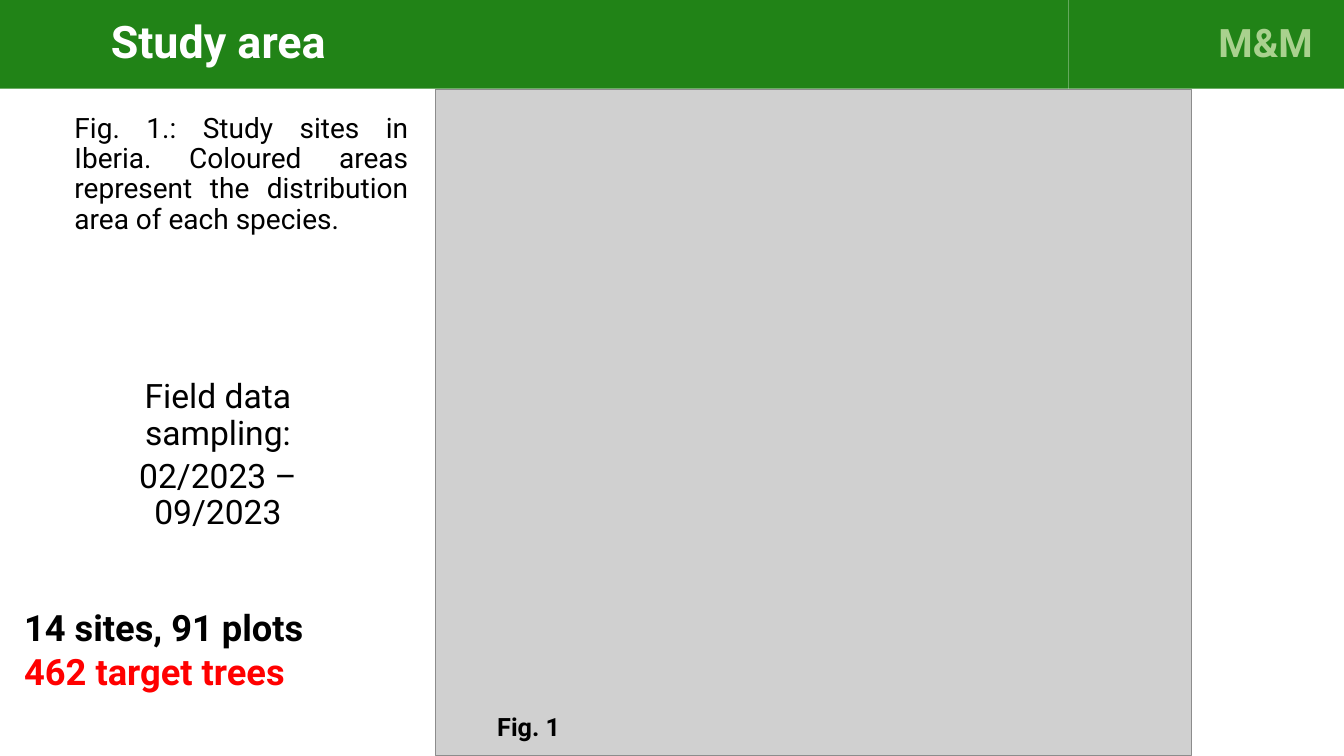
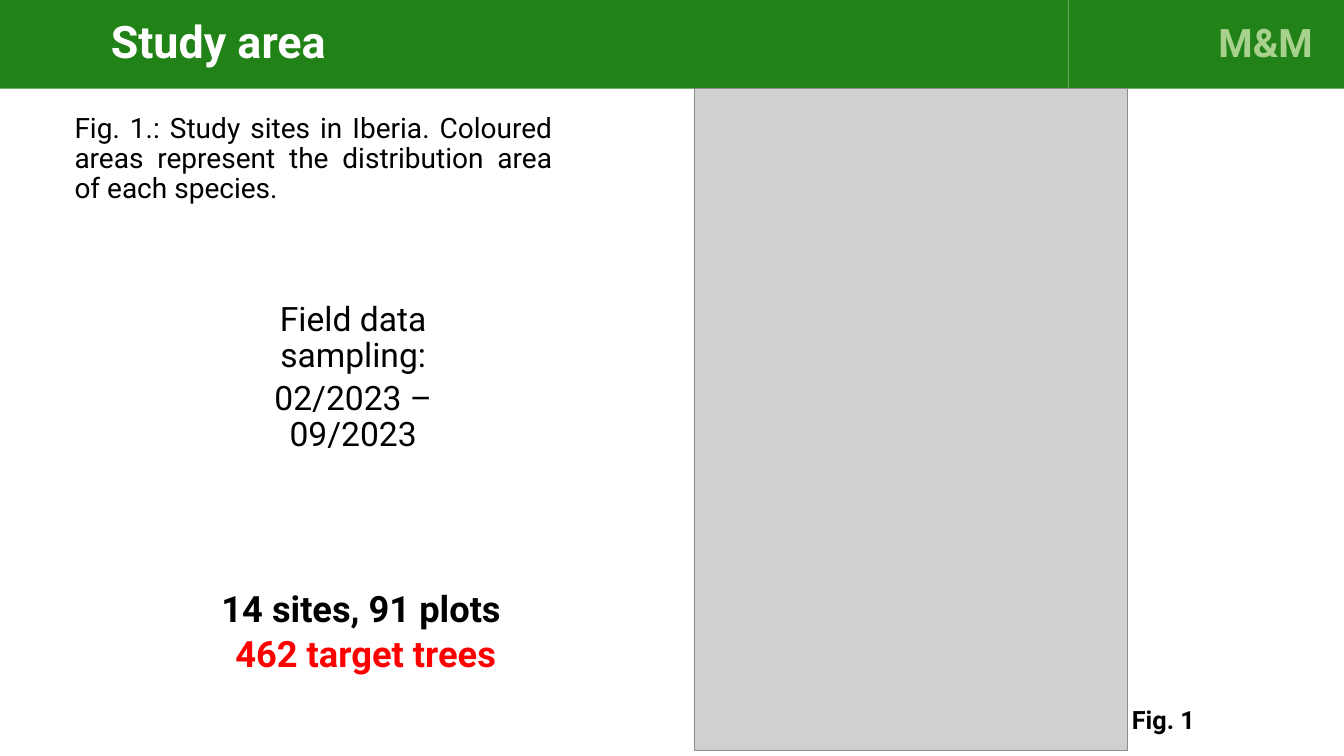
Before and after one commit to cris-fernandez/Tesis_Individuo, a slide deck: slide 10 of 06_ppts/exploratory_analysis_figures_v7.pptx (slide 8 before the commit). Drawn at 1344x756 pixels with LibreOffice and Linux fonts; fonts in the diff are those of the drawing; grey boxes stand for pictures. Boxes give left, top, right and bottom in pixels: in the first picture for what was removed or moved away, otherwise in the second. Text is boxed around its words. In the diff, an @@ line names an element or a change of style, - is before the commit and + after.

```diff
--- a/06_ppts/exploratory_analysis_figures_v7.pptx
+++ b/06_ppts/exploratory_analysis_figures_v7.pptx
@@ picture: place and size @@
-picture at (436, 90, 1192, 756)
+picture at (695, 89, 1128, 751)
@@ text "Fig. 1.: Study sites in ..." rewrapped from (74, 117, 408, 235) to (75, 117, 552, 204) @@
@@ text "Field data sampling:": place and size @@
-text "Field data sampling:" at (139, 382, 291, 526)
+text "Field data sampling:" at (274, 305, 426, 448)
@@ text "14 sites, 91 plots": place and size @@
-text "14 sites, 91 plots" at (24, 613, 303, 693)
+text "14 sites, 91 plots" at (221, 594, 500, 675)
@@ text "14 sites, 91 plots" at (221, 594, 500, 675): alignment left to centre @@
@@ text "Fig. 1": place and size @@
-text "Fig. 1" at (497, 717, 560, 742)
+text "Fig. 1" at (1132, 710, 1194, 735)
```
Also in this commit, not shown: 1 other slide changed, 2 slides added, 1 other file.
